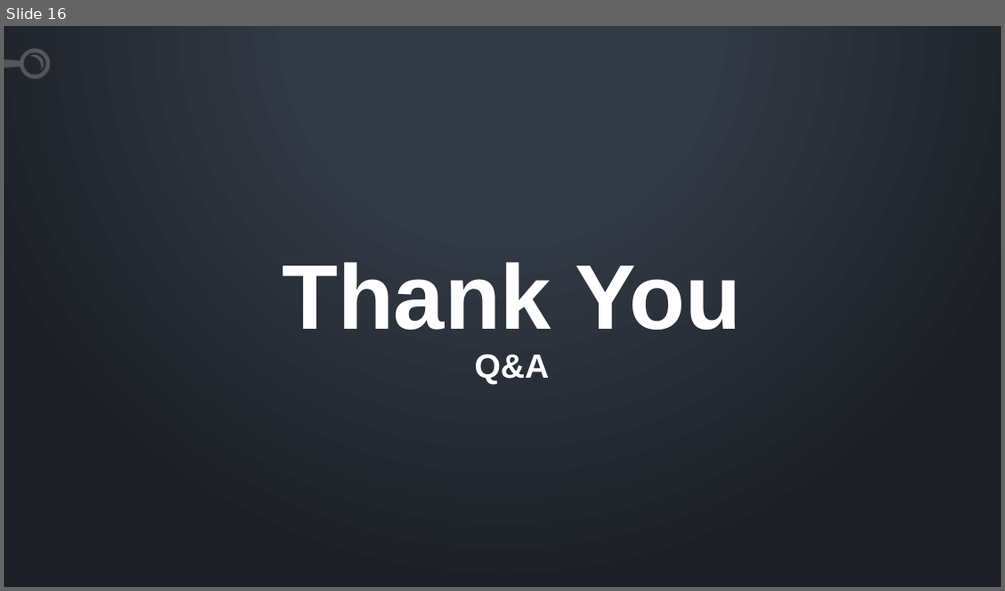
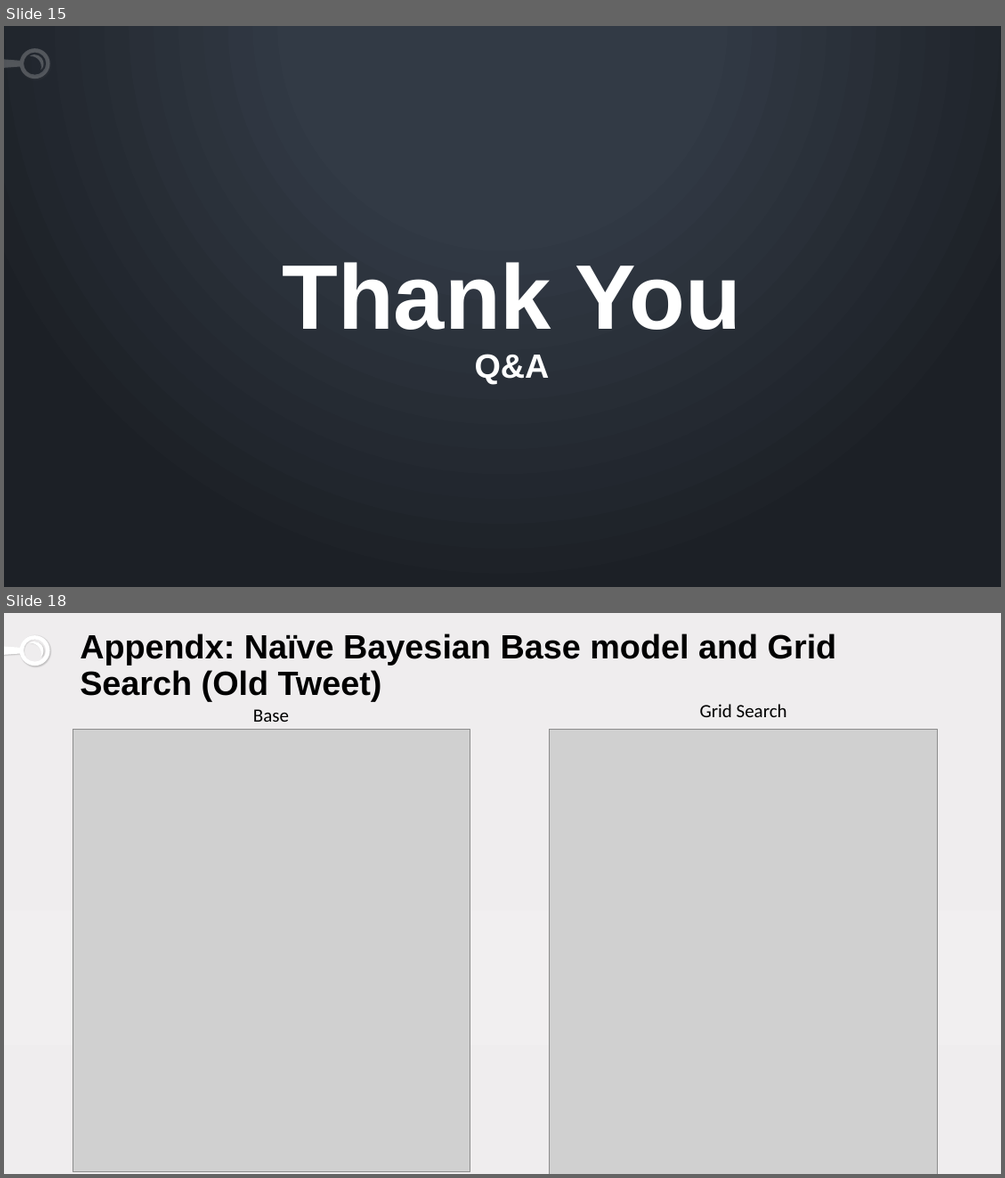
Before and after one commit to samlimish/Project5, a slide deck: twitter.pptx. Shown one above the other, each under a label of ours: slide 16 before the commit, slides 15 and 18 after it; the slides between them are not shown. The pictures are 1005x591 and 1005x1178 pixels, drawn with LibreOffice and Linux fonts; fonts in the diff are those of the drawing; grey boxes stand for pictures. Boxes give left, top, right and bottom in pixels: in the first picture for what was removed or moved away, otherwise in the second. Text is boxed around its words. In the diff, an @@ line names an element or a change of style, - is before the commit and + after.

```diff
--- a/twitter.pptx
+++ b/twitter.pptx
@@ slide 18 added at [4, 613, 1001, 1174], background gradient #EFEDEE to #F1EFF0 to #EFEBEC @@
@@ freeform shape added at [4, 635, 49, 666], fill #FFFFFF @@
@@ title added at [80, 633, 837, 701], 32.4 pt, text #000000, bold @@
+Appendx: Naïve Bayesian Base model and Grid Search (Old Tweet)
@@ text added at [253, 709, 289, 722], 18 pt, text #000000 @@
+Base
@@ text added at [700, 704, 787, 717], 18 pt, text #000000 @@
+Grid Search
@@ picture added at [73, 729, 469, 1172] @@
@@ picture added at [550, 729, 938, 1174] @@
@@ what was slide 16 is now slide 15 @@
```
Also in this commit, not shown: 9 slides changed, 3 other slides added, 1 slide removed, 50 other files.
